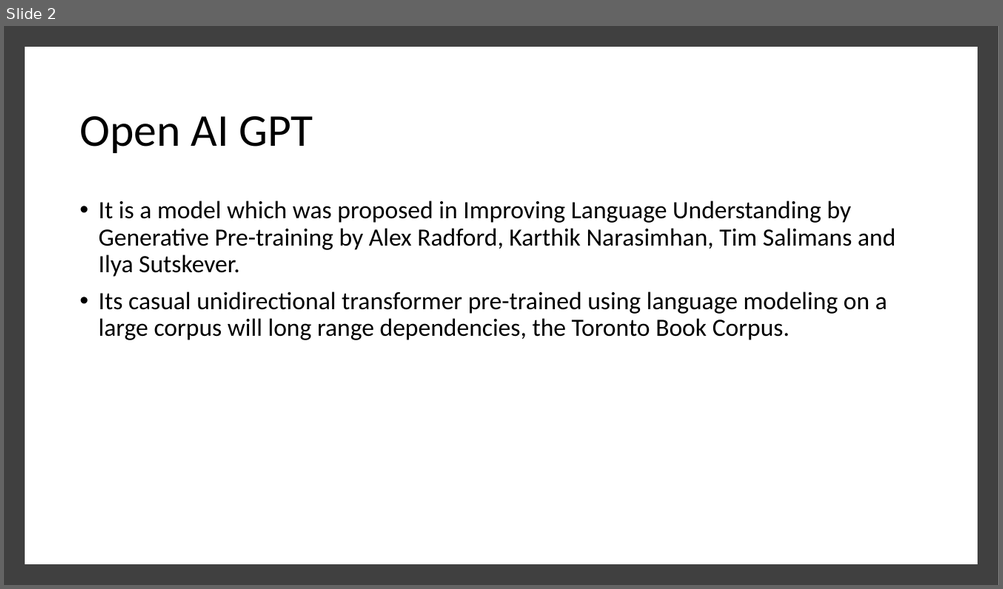
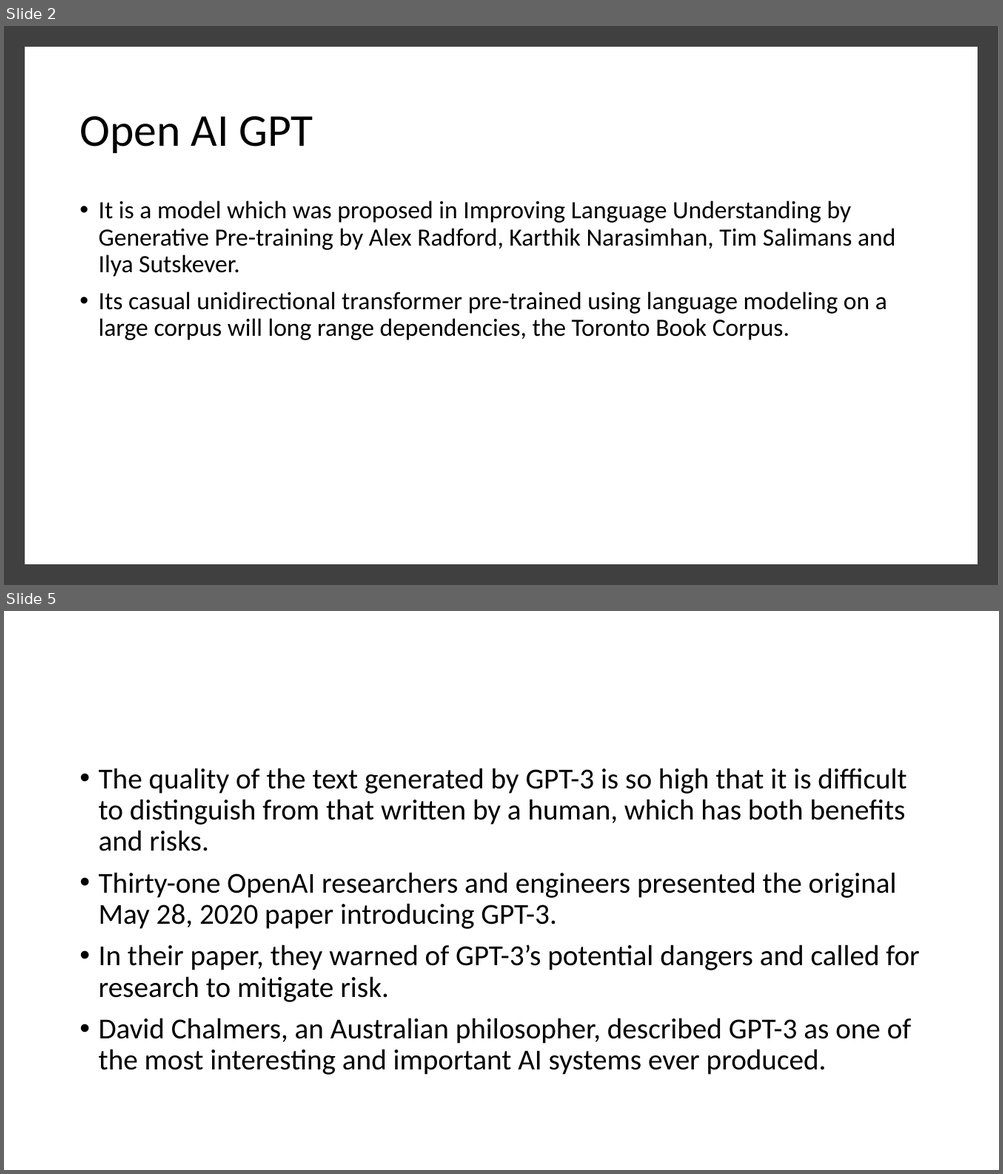
Before and after one commit to alvynabranches/trimester4, a slide deck: 1_Deep_Learning_Theory/assignment_01/GPT-3.pptx. Shown one above the other, each under a label of ours: slide 2 before the commit, slides 2 and 5 after it; the slides between them are not shown. The pictures are 1003x589 and 1003x1174 pixels, drawn with LibreOffice and Linux fonts; fonts in the diff are those of the drawing. Boxes give left, top, right and bottom in pixels: in the first picture for what was removed or moved away, otherwise in the second. Text is boxed around its words. In the diff, an @@ line names an element or a change of style, - is before the commit and + after.

Commit message:
31082020

```diff
--- a/1_Deep_Learning_Theory/assignment_01/GPT-3.pptx
+++ b/1_Deep_Learning_Theory/assignment_01/GPT-3.pptx
@@ slide 5 added at box(4, 611, 999, 1170), background #FFFFFF @@
@@ text added at box(99, 768, 919, 1075), 28 pt, text #000000 @@
+• The quality of the text generated by GPT-3 is so high that it is difficult to distinguish from that written by a human, which has both benefits and risks.
+• Thirty-one OpenAI researchers and engineers presented the original May 28, 2020 paper introducing GPT-3.
+• In their paper, they warned of GPT-3’s potential dangers and called for research to mitigate risk.
+• David Chalmers, an Australian philosopher, described GPT-3 as one of the most interesting and important AI systems ever produced.
```
Also in this commit, not shown: 1 slide changed, 3 other slides added, 1 slide removed.
